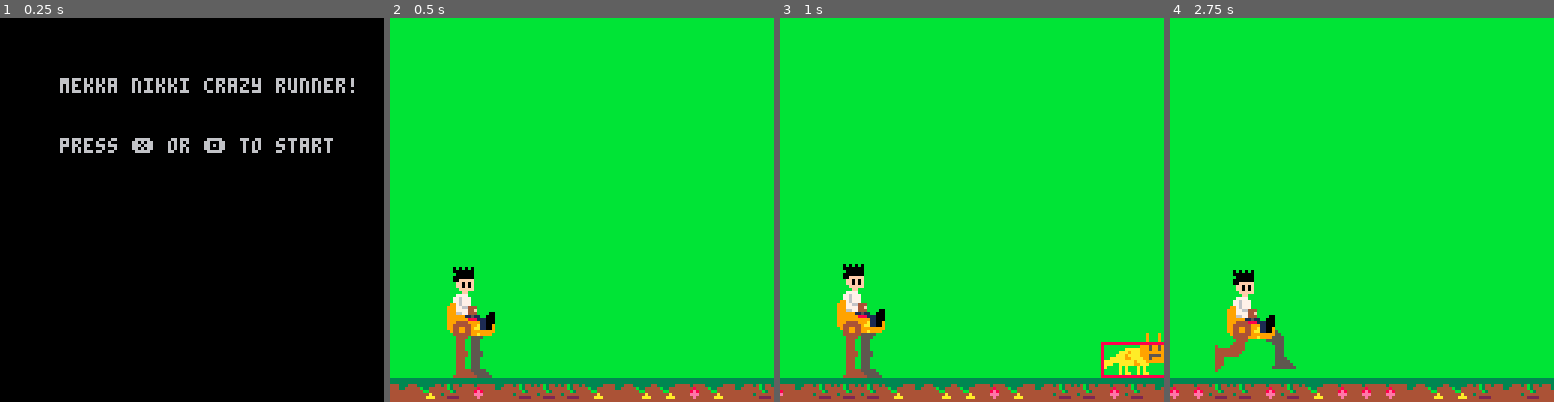
Above: before the commit, frames 1-4 (left to right).
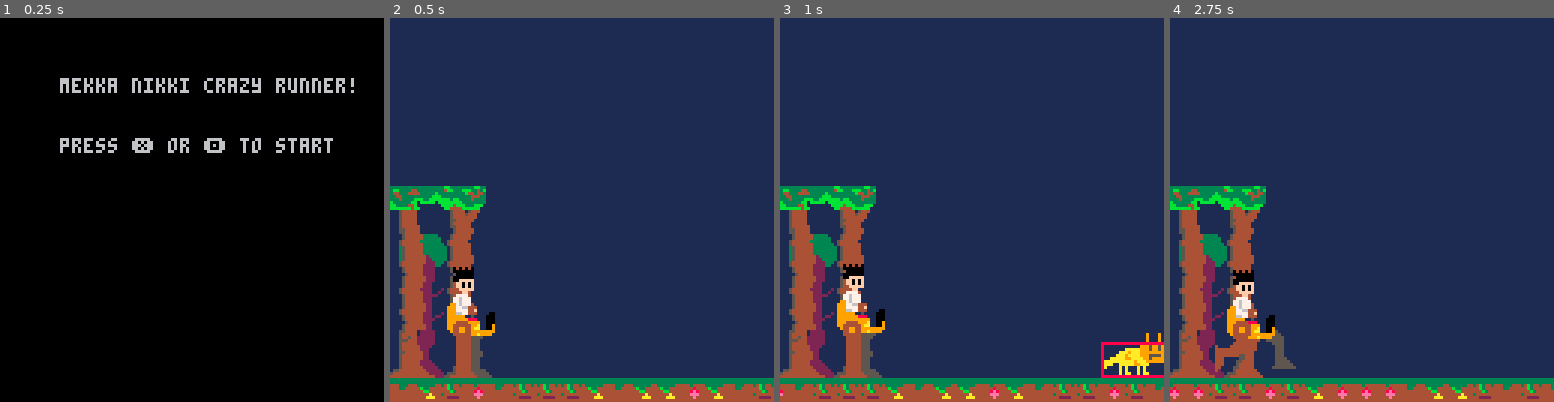
Above: after the commit, the same moments.

Repository: HingeAntoine/MekkaRunner
Game: PICO-8 cartridge mekkarunner.p8
Two runs of this game, one before a commit and one after it. Both use one fixed random seed, a clock stepped at 60 frames per second and the inputs below.
Inputs:
- Up to frame 1 (0.25 s): no input
- Up to frame 2 (0.5 s): tap X (X key) at 0.33 s
- Up to frame 3 (1 s): tap O (Z key) at 0.7 s
- Up to frame 4 (2.75 s): tap X (X key) at 1.07, 1.85 s; tap O (Z key) at 1.7, 2.1, 2.5 s; hold Up 2.15-2.42 s

Frame 1 is identical in both runs. In frame 2, 91% of the frame differs, in the area x 0-100%, y 0-94%; in frame 3, 90%; in frame 4, 91%.

Commit message:
Added background assets

Diff:
--- a/mekkarunner.p8
+++ b/mekkarunner.p8
@@ -327,8 +327,22 @@
 
 --*******************
 function draw_background()
+ --drawing floor
  local xstart=flr(frame_count*vxmac)%8*(-1)
  map(3,1, xstart,104, 17,3)
+
+ --drawing 2nd layer
+ spr(198,3,72,2,2)
+ spr(230,3,104,2,2)
+ spr(234,3,88,2,2)
+
+ --drawing 1rst layer
+ spr(192,0,56,4,2)
+ spr(224,0,104,4,2)
+ spr(202,0,72,2,2)
+ spr(202,0,88,2,2)
+ spr(202,16,72,2,2)
+ spr(202,16,88,2,2)
 end
 
 function update_background()
@@ -542,7 +556,7 @@
   return
  end
 
- rectfill(0,0,127,127,11)
+ rectfill(0,0,127,127,1)
 
  if end_screen then
   print("you exploded! too bad!",18,20,7)
Not shown, changed: 32 lines of the sprite sheet (__gfx__) section of mekkarunner.p8
